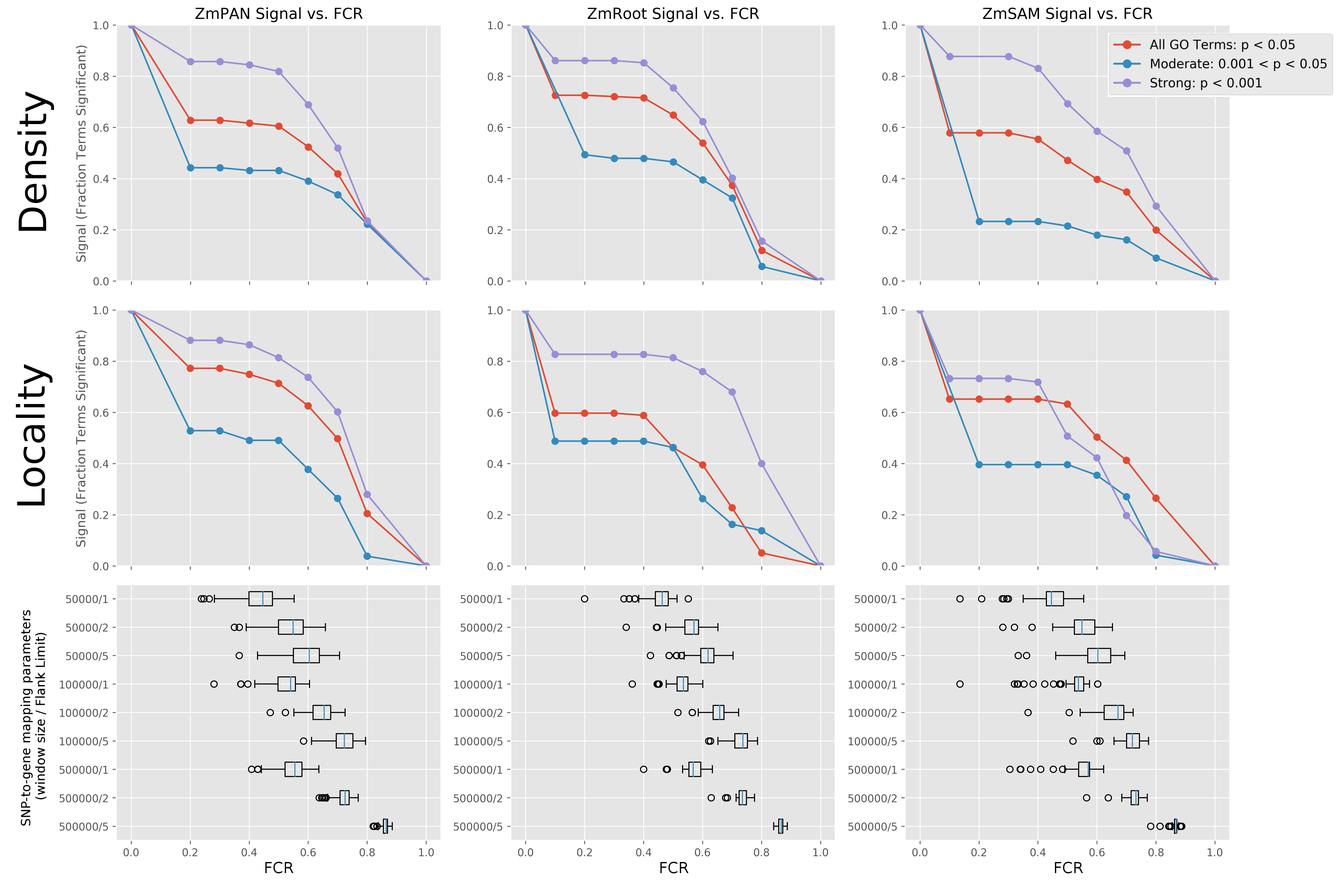
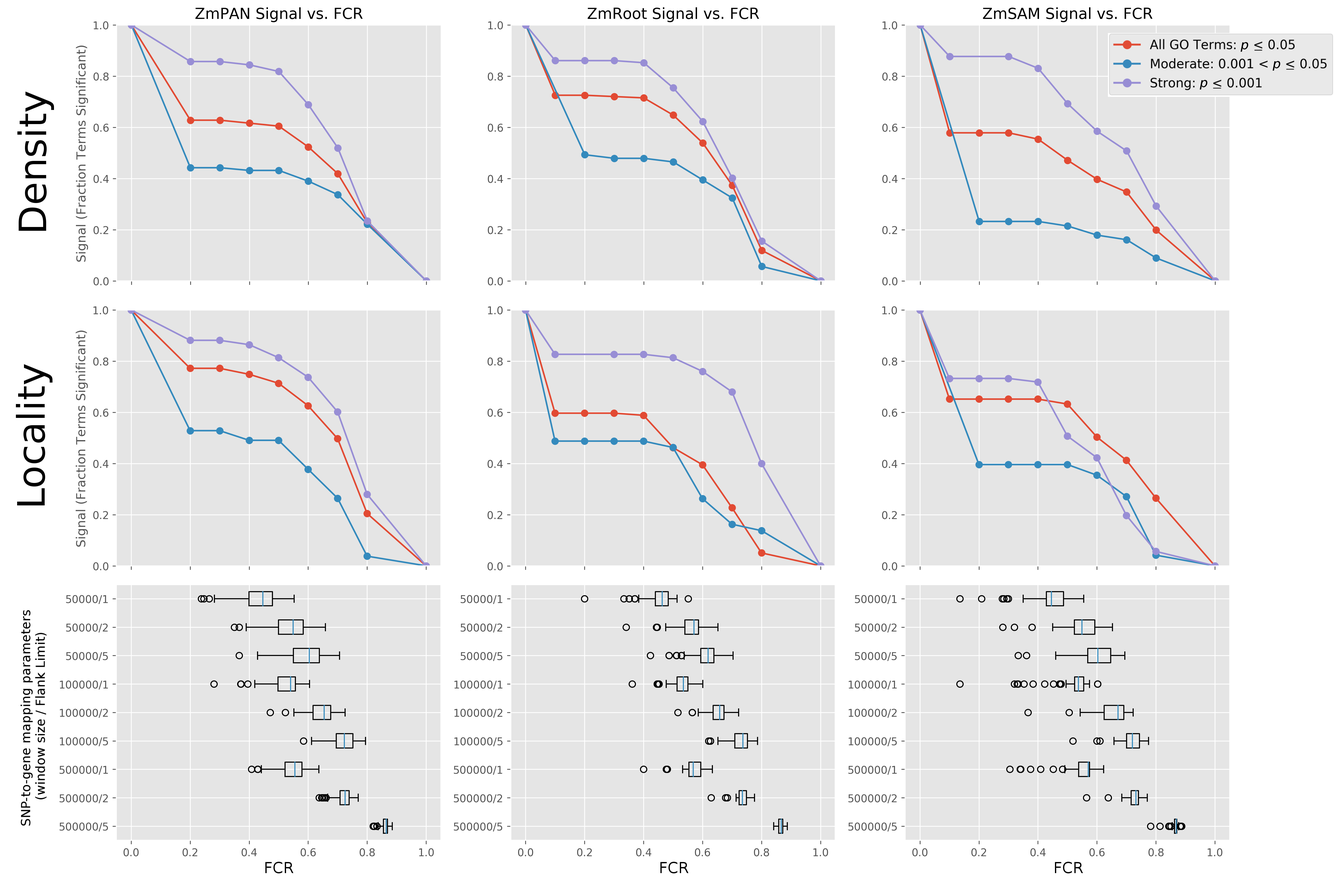
Layer changes from the first (1339, 890) image to the second:
added layer "Pasted Layer #3" above "Pasted Layer #2" over [1199,79,1207,90]
added layer "Pasted Layer #2" above "Pasted Layer #1" over [1272,61,1280,71]
added layer "p" above "Legend" over [1240,42,1248,52]
painted on "Legend" over [1200,41,1294,91]
